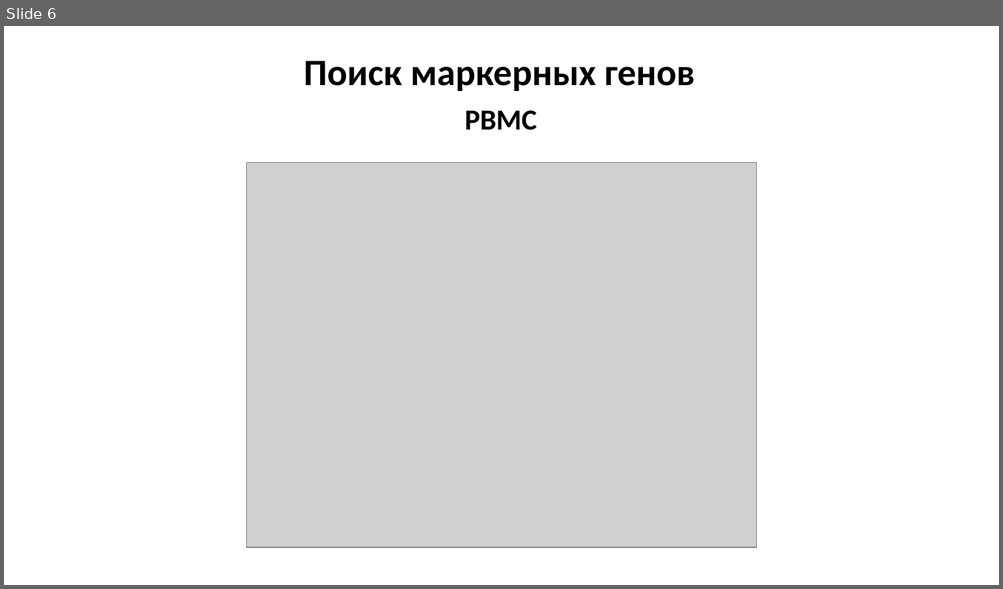
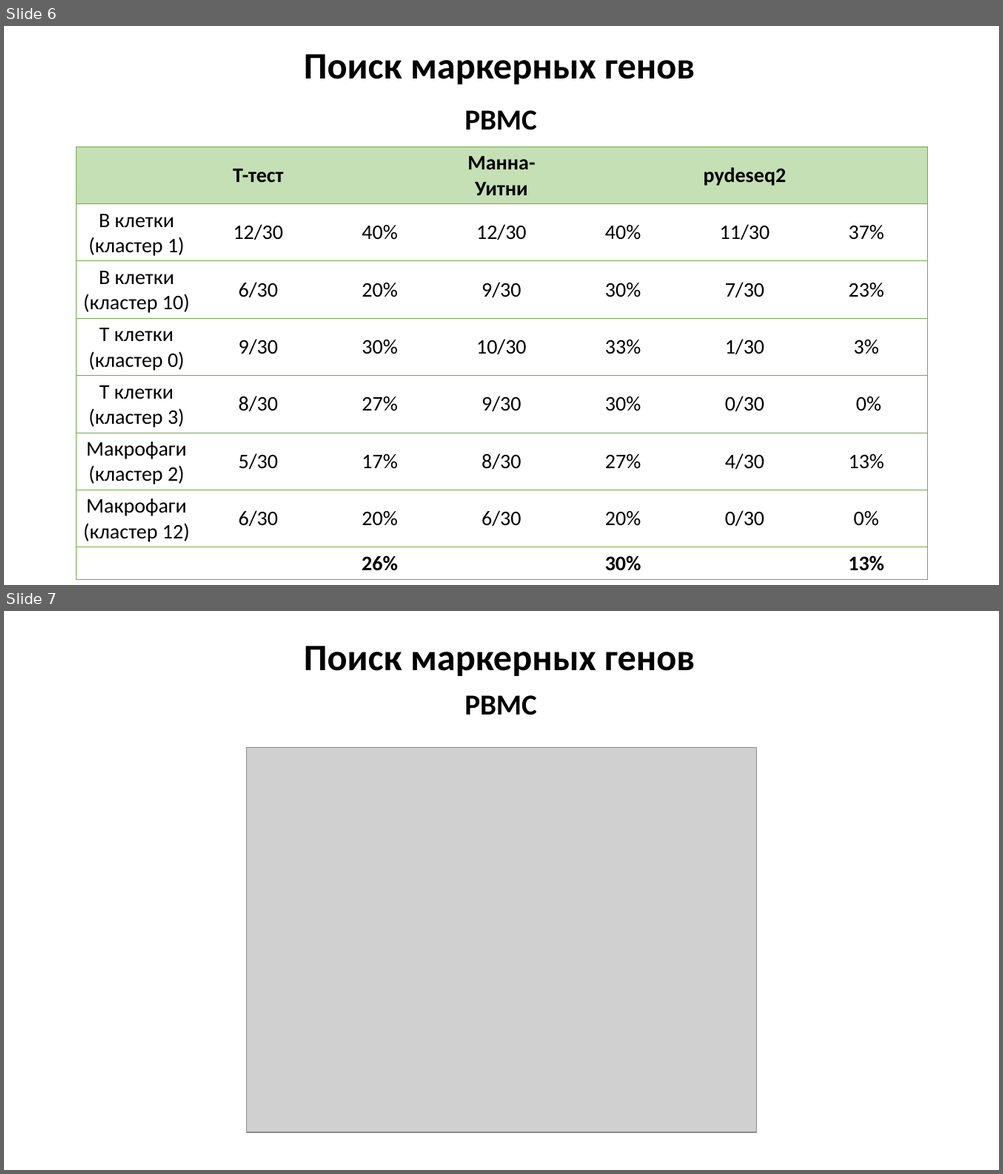
Before and after one commit to MinerArt17/Karpushov_SC_Project, a slide deck: Karpushov_SC_Project.pptx. Shown one above the other, each under a label of ours: slide 6 before the commit, slides 6 and 7 after it. The pictures are 1003x589 and 1003x1174 pixels, drawn with LibreOffice and Linux fonts; fonts in the diff are those of the drawing; grey boxes stand for pictures. Boxes give left, top, right and bottom in pixels: in the first picture for what was removed or moved away, otherwise in the second. Text is boxed around its words. In the diff, an @@ line names an element or a change of style, - is before the commit and + after.

```diff
--- a/Karpushov_SC_Project.pptx
+++ b/Karpushov_SC_Project.pptx
@@ slide 6 added at (4,26,999,585), background #FFFFFF @@
@@ text added at (304,54,694,84), 36 pt, text #000000, bold @@
+Поиск маркерных генов
@@ text added at (464,110,537,130), 28 pt, text #000000, bold @@
+PBMC
@@ table added at (76,147,927,580), 8 rows, 7 columns @@
+ | Т-тест |  | Манна-Уитни |  | pydeseq2 | 
+В клетки (кластер 1) | 12/30 | 40% | 12/30 | 40% | 11/30 | 37%
+В клетки (кластер 10) | 6/30 | 20% | 9/30 | 30% | 7/30 | 23%
+Т клетки (кластер 0) | 9/30 | 30% | 10/30 | 33% | 1/30 | 3%
+Т клетки (кластер 3) | 8/30 | 27% | 9/30 | 30% | 0/30 | 0%
+Макрофаги (кластер 2) | 5/30 | 17% | 8/30 | 27% | 4/30 | 13%
+Макрофаги (кластер 12) | 6/30 | 20% | 6/30 | 20% | 0/30 | 0%
+ |  | 26% |  | 30% |  | 13%
@@ what was slide 6 is now slide 7 @@
```
Also in this commit, not shown: 4 slides changed, 1 other slide added.
